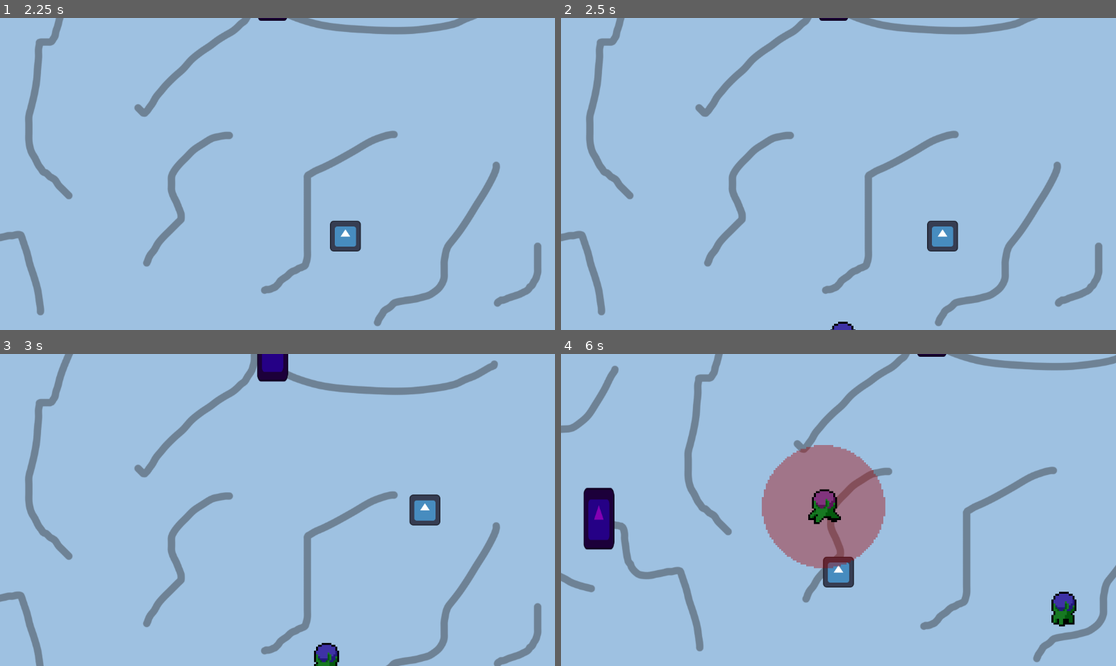
Above: before the commit, frames 1-4 (two rows, left to right).
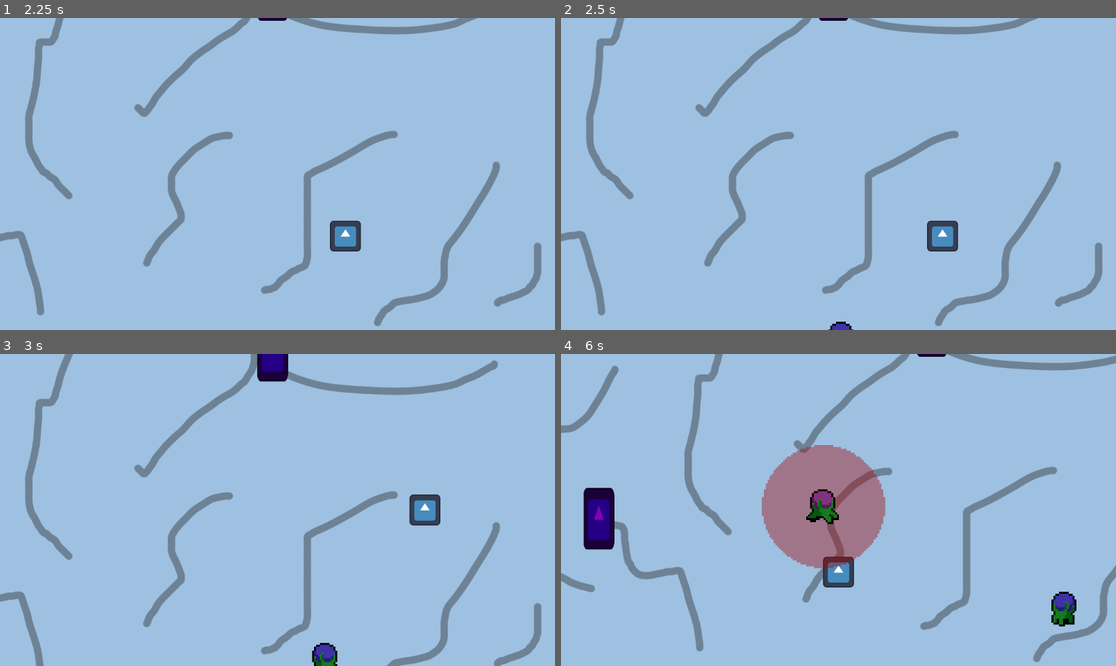
Above: after the commit, the same moments.

Repository: SleepyStudios/SummonerSurvivor
Game: Godot game, scene res://scenes/main.tscn
Two runs of this game, one before a commit and one after it. Both use one fixed random seed, a clock stepped at 60 frames per second and the inputs below. The engine's default icon, where the game draws it, is replaced by a stand-in: a white triangle on a blue panel in a dark square.
Inputs:
- Up to frame 1 (2.25 s): tap Enter at 0.5 s; hold Right (right) 0.53-1.28 s; tap Space (dash) at 0.6, 1.35, 2.1 s; hold Down (down) 1.28-2.03 s; hold Right (right) from 2.03 s (still down)
- Up to frame 2 (2.5 s): keep holding Right (right)
- Up to frame 3 (3 s): release Right (right) at 2.78 s; hold Up (up) from 2.78 s (still down); tap Space (dash) at 2.85 s
- Up to frame 4 (6 s): release Up (up) at 3.53 s; hold Left (left) 3.53-5.03 s; tap Space (dash) every 0.75 s from 3.6 to 5.85 s; hold Down (down) 5.03-5.78 s; hold Right (right) from 5.78 s (still down)

Frame 1 is identical in both runs. In frame 2, less than 0.1% of the frame differs, in the area x 48-54%, y 97-100%; in frame 3, 0.2%; in frame 4, 0.3%, in the area x 44-51%, y 43-55%.

Commit message:
Bombers flip sprite depending on velocity

Diff:
--- a/scripts/bomber.gd
+++ b/scripts/bomber.gd
@@ -13,6 +13,10 @@
 	if not ready_to_explode and position.distance_to(player.position) <= EXPLODE_TRIGGER_DISTANCE:
 			sprite.play("blinking")
 			ready_to_explode = true
+	if velocity.x > 0:
+			sprite.flip_h = true
+	else:
+			sprite.flip_h = false
 
 func _on_boom_timer_timeout() -> void:
 	sprite.play("exploding")
